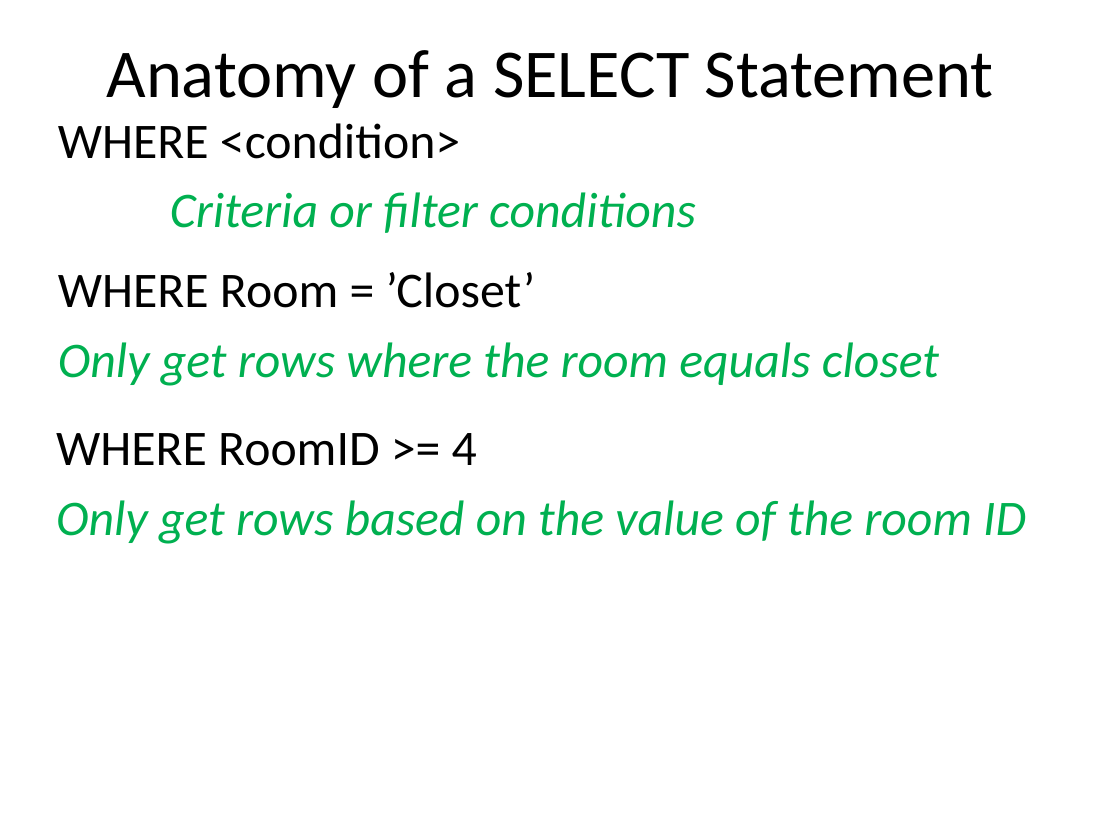
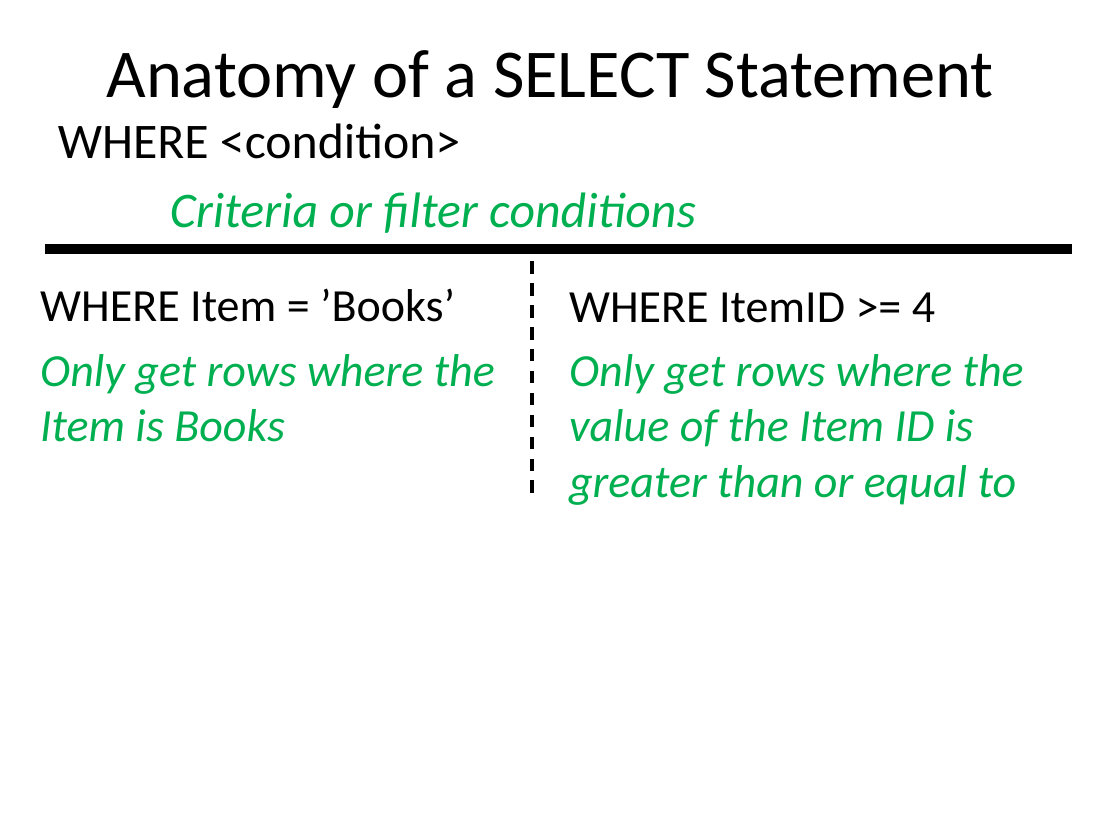
Before and after one commit to dykebert/GDI_Database_Training, a slide deck: slide 42 of Introduction to Databases and SQL.pptx. Drawn at 1120x840 pixels with LibreOffice and Linux fonts; fonts in the diff are those of the drawing. Boxes give left, top, right and bottom in pixels: in the first picture for what was removed or moved away, otherwise in the second. Text is boxed around its words. In the diff, an @@ line names an element or a change of style, - is before the commit and + after.

```diff
--- a/Introduction to Databases and SQL.pptx
+++ b/Introduction to Databases and SQL.pptx
@@ line added from (45, 249) to (1072, 249), #000000 6 pt @@
@@ line added from (532, 261) to (532, 495), #000000 2 pt dashed @@
@@ text at (40,288,495,442): text changed; size 32 to 29.6 pt @@
-WHERE Room = ’Closet’
-Only get rows where the room equals closet
+WHERE Item = ’Books’
+Only get rows where the Item is Books
@@ text at (569,292,1024,505): text changed; size 32 to 29.6 pt @@
-WHERE RoomID >= 4
-Only get rows based on the value of the room ID
+WHERE ItemID >= 4
+Only get rows where the value of the Item ID is greater than or equal to
```
Also in this commit, not shown: 3 other slides changed, 6 slides added, 2 other files.
